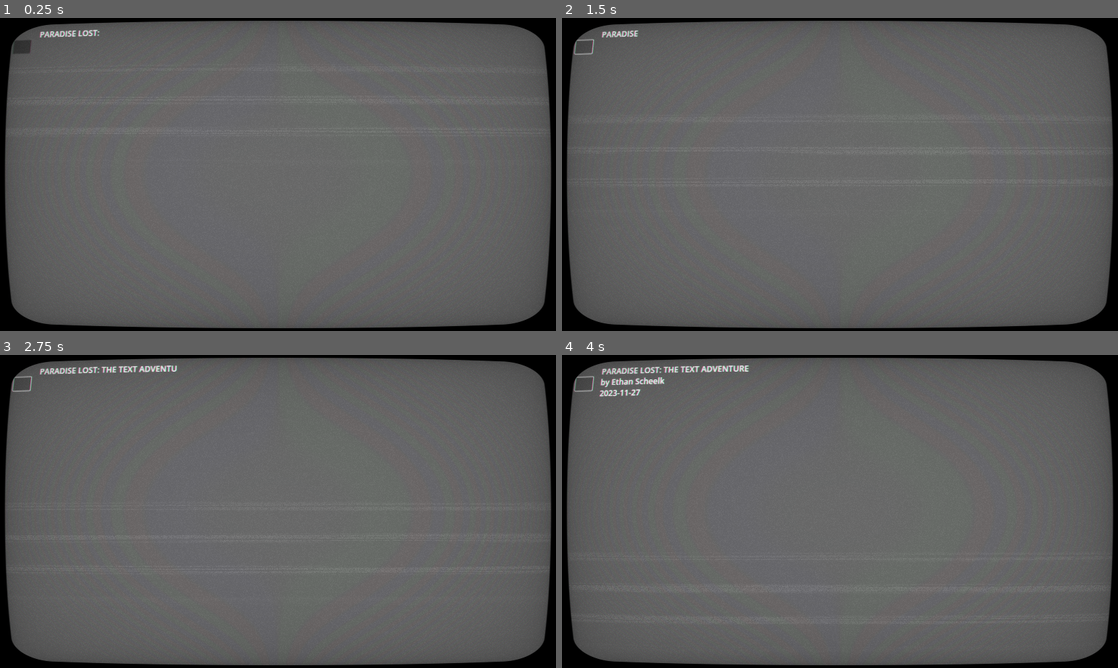
Above: before the commit, frames 1-4 (two rows, left to right).
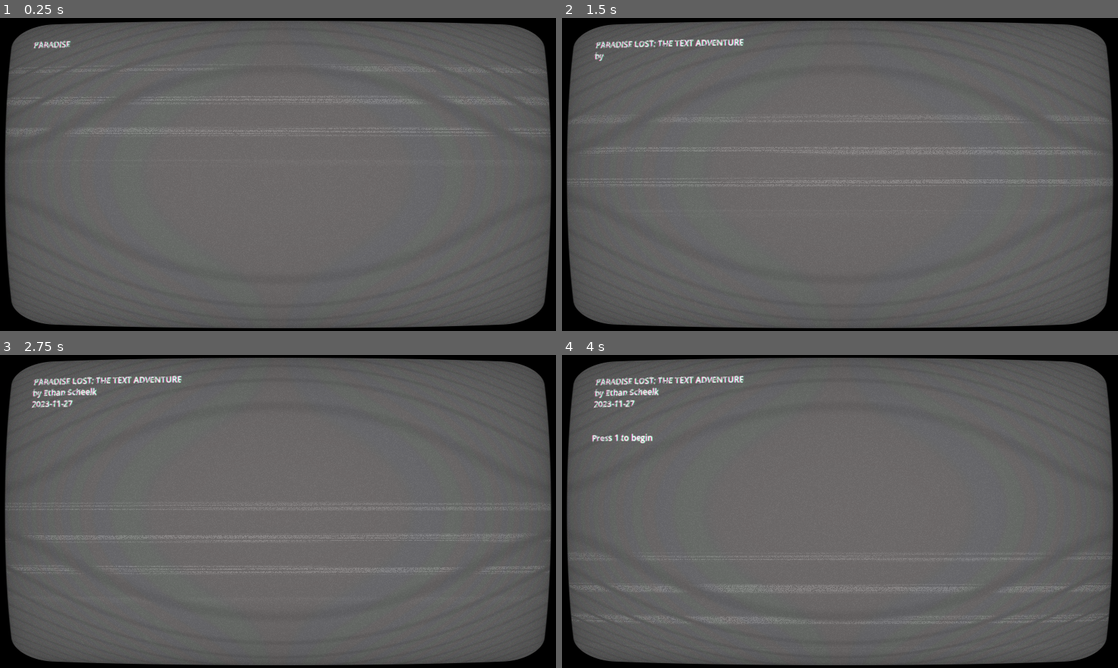
Above: after the commit, the same moments.

Repository: etscheelk/ParadiseLostTheAdventure
Game: Godot game, scene res://Main.tscn
Two runs of this game, one before a commit and one after it. Both use one fixed random seed, a clock stepped at 60 frames per second and the inputs below. The project has no main scene, so this scene is started directly.
Inputs (mouse positions are in pixels of both pictures, inside the frame that each line leads up to):
- Up to frame 1 (0.25 s): no input
- Up to frame 2 (1.5 s): click (573, 43) at 0.52 s; click (573, 43) at 1.27 s
- Up to frame 3 (2.75 s): click (11, 380) at 2.02 s
- Up to frame 4 (4 s): hold 1 (1) 2.78-3.53 s; tap 2 (2) at 3.05, 3.6 s; tap 3 (3) at 3.8 s

The runs differ from the first frame. In frame 1, 0.7% of the frame differs, in the area x 1-99%, y 3-38%; in frame 2, 1.0%; in frame 3, 1.4%; in frame 4, 1.7%, in the area x 2-98%, y 3-86%.

Commit message:
Fixed screen, first stage working

Diff:
--- a/Main.gd
+++ b/Main.gd
@@ -4,10 +4,10 @@
 var maxChoices : int = 6
 
 var options : Array = [["", ""], ["", ""], ["", ""], ["", ""], ["", ""], ["", ""]]
+var canSelectNow : bool = false
 
 # Called when the node enters the scene tree for the first time.
 func _ready():
-	$Filter.visible = true
 	text = $Layout/RichTextLabel
 	_start()
 
@@ -15,11 +15,13 @@
 # "Main Menu" start condition
 func _start():
 	text.w = "PARADISE LOST: THE TEXT ADVENTURE\nby Ethan Scheelk\n2023-11-27\n"
-	text.write()
+	text.writeFromStart()
 
 	text.w += "\n\nPress 1 to begin"
-	options[0] = ["", "Test"]
-	pass
+	options[0] = [text.command.writeContinue,
+		" \n\nYou are LUCIFER,\ngreat of the angels of heaven.\n\n\tYou wake to the early morn, light suffusing all."]
+
+
 
 func _input(event):
 	if Input.is_action_pressed("1"):
@@ -41,7 +43,7 @@
 		doN(5)
 
 	if Input.is_action_pressed("quit"):
-		pass
+		_start()
 	pass
 
 # Called every frame. 'delta' is the elapsed time since the previous frame.
@@ -49,11 +51,25 @@
 	pass
 
 func doN(n : int):
+	if not canSelectNow:
+		print("Can't select now")
+		return
 	if options[n] == ["", ""]:
+		print("Option [", n, "] not bound right now")
 		return
 	else:
-		print("hello there")
+		canSelectNow = false
+#		text.w += options[n][1]
+		text.w = options[n][1]
+#		text.writeContinue()
+		text.writeFromStart()
+		print("Option [", n, "] chosen.")
+		_resetOptions()
 
-func resetOptions() -> void:
+func _resetOptions() -> void:
 	for i in range(maxChoices):
 		options[i] = ["", ""]
+
+
+func on_done_writing():
+	canSelectNow = true
--- a/Main.tscn
+++ b/Main.tscn
@@ -3,49 +3,40 @@
 [ext_resource type="Script" path="res://TextTest.gd" id="1_1fby8"]
 [ext_resource type="Script" path="res://Main.gd" id="1_pn28p"]
 [ext_resource type="Theme" uid="uid://rqusr33gr1ku" path="res://Main.tres" id="1_va1gg"]
-[ext_resource type="Shader" path="res://Test.gdshader" id="4_iq437"]
+[ext_resource type="Material" uid="uid://be41o36vlwy46" path="res://ShaderMaterial.tres" id="4_kyed0"]
 
-[sub_resource type="ShaderMaterial" id="ShaderMaterial_i0rm2"]
-shader = ExtResource("4_iq437")
-shader_parameter/overlay = true
-shader_parameter/scanlines_opacity = 0.0
-shader_parameter/scanlines_width = 0.0
-shader_parameter/grille_opacity = 0.036
-shader_parameter/resolution = Vector2(1600, 900)
-shader_parameter/pixelate = false
-shader_parameter/roll = true
-shader_parameter/roll_speed = 8.0
-shader_parameter/roll_size = 61.766
-shader_parameter/roll_variation = 0.1
-shader_parameter/distort_intensity = 0.005
-shader_parameter/noise_opacity = 0.11
-shader_parameter/noise_speed = 5.0
-shader_parameter/static_noise_intensity = 0.035
-shader_parameter/aberration = 0.00500005
-shader_parameter/brightness = 1.4
-shader_parameter/discolor = false
-shader_parameter/warp_amount = 0.254
-shader_parameter/clip_warp = false
-shader_parameter/vignette_intensity = 0.4
-shader_parameter/vignette_opacity = 0.176
+[sub_resource type="ViewportTexture" id="ViewportTexture_cc37w"]
+viewport_path = NodePath("SubViewport")
 
 [node name="Node2D" type="Node2D"]
 script = ExtResource("1_pn28p")
 
-[node name="Button" type="Button" parent="."]
-offset_left = 9.0
-offset_top = 49.0
-offset_right = 64.0
-offset_bottom = 91.0
+[node name="SubViewport" type="SubViewport" parent="."]
+size = Vector2i(500, 500)
 
-[node name="Layout" type="VBoxContainer" parent="."]
-offset_left = 89.0
-offset_top = 16.0
-offset_right = 1511.0
-offset_bottom = 894.0
+[node name="CanvasLayer" type="CanvasLayer" parent="."]
+
+[node name="TextureRect" type="TextureRect" parent="CanvasLayer"]
+material = ExtResource("4_kyed0")
+offset_right = 1600.0
+offset_bottom = 900.0
+texture = SubResource("ViewportTexture_cc37w")
+metadata/_edit_use_anchors_ = true
+metadata/_edit_lock_ = true
+
+[node name="MarginContainer" type="MarginContainer" parent="."]
+offset_right = 40.0
+offset_bottom = 40.0
+
+[node name="Layout" type="MarginContainer" parent="."]
+offset_right = 1600.0
+offset_bottom = 900.0
 size_flags_horizontal = 3
 size_flags_vertical = 2
-alignment = 1
+theme_override_constants/margin_left = 75
+theme_override_constants/margin_top = 50
+theme_override_constants/margin_right = 75
+theme_override_constants/margin_bottom = 50
 
 [node name="RichTextLabel" type="RichTextLabel" parent="Layout"]
 custom_minimum_size = Vector2(100, 300)
@@ -57,16 +48,18 @@
 scroll_following = true
 script = ExtResource("1_1fby8")
 w = ""
-charNF = 0
-spaceNF = 0
+spaceNF = 2
+newLineNF = 12
 
 [node name="CenterContainer" type="CenterContainer" parent="Layout"]
+visible = false
 clip_contents = true
 custom_minimum_size = Vector2(1000, 300)
 layout_mode = 2
 size_flags_vertical = 8
 
 [node name="GridContainer" type="FlowContainer" parent="Layout/CenterContainer"]
+visible = false
 layout_mode = 2
 alignment = 1
 
@@ -112,16 +105,4 @@
 theme = ExtResource("1_va1gg")
 text = "6. Fuck you adsdfhasdfjasldkfjas;dfjasldkfjsfjiowejaopsiejfadjdfjskfjasdfjsadk a;sd fjasdfa jsdfk;asd"
 
-[node name="CenterContainer" type="CenterContainer" parent="."]
-visible = false
-offset_right = 1600.0
-offset_bottom = 900.0
-mouse_filter = 2
-
-[node name="Filter" type="ColorRect" parent="."]
-material = SubResource("ShaderMaterial_i0rm2")
-offset_right = 1600.0
-offset_bottom = 900.0
-mouse_filter = 2
-
-[connection signal="pressed" from="Button" to="Layout/RichTextLabel" method="write"]
+[connection signal="doneWriting" from="Layout/RichTextLabel" to="." method="on_done_writing"]
--- /dev/null
+++ b/ShaderMaterial.tres
@@ -0,0 +1,27 @@
+[gd_resource type="ShaderMaterial" load_steps=2 format=3 uid="uid://be41o36vlwy46"]
+
+[ext_resource type="Shader" path="res://Test.gdshader" id="1_x1wjc"]
+
+[resource]
+shader = ExtResource("1_x1wjc")
+shader_parameter/overlay = true
+shader_parameter/scanlines_opacity = 0.071
+shader_parameter/scanlines_width = 0.075
+shader_parameter/grille_opacity = 0.031
+shader_parameter/resolution = Vector2(800, 450)
+shader_parameter/pixelate = true
+shader_parameter/roll = true
+shader_parameter/roll_speed = 8.0
+shader_parameter/roll_size = 61.766
+shader_parameter/roll_variation = 0.1
+shader_parameter/distort_intensity = 0.005
+shader_parameter/noise_opacity = 0.11
+shader_parameter/noise_speed = 5.0
+shader_parameter/static_noise_intensity = 0.035
+shader_parameter/aberration = 0.00500005
+shader_parameter/brightness = 1.4
+shader_parameter/discolor = false
+shader_parameter/warp_amount = 0.254
+shader_parameter/clip_warp = false
+shader_parameter/vignette_intensity = 0.4
+shader_parameter/vignette_opacity = 0.176
--- a/TextTest.gd
+++ b/TextTest.gd
@@ -14,9 +14,26 @@
 var waitFrames : int = 0
 var currentChar : String = ''
 
+enum command {clearBoard, writeContinue, writeFromStart, writePause}
+
 signal doneWriting
 
-func write():
+func clearBoard():
+	text = ""
+	w = ""
+	waitFrames = 0
+	writing = false
+	index = 0
+
+func writeContinue():
+	writing = true
+	pass
+
+func pauseWrite():
+	writing = false
+	pass
+
+func writeFromStart():
 	currentChar = w[0]
 	text = ""
 	writing = true
@@ -57,8 +74,3 @@
 # Called every frame. 'delta' is the elapsed time since the previous frame.
 func _physics_process(delta):
 	_updateWriting()
-	pass
-
-
-func _on_button_pressed():
-	pass # Replace with function body.
